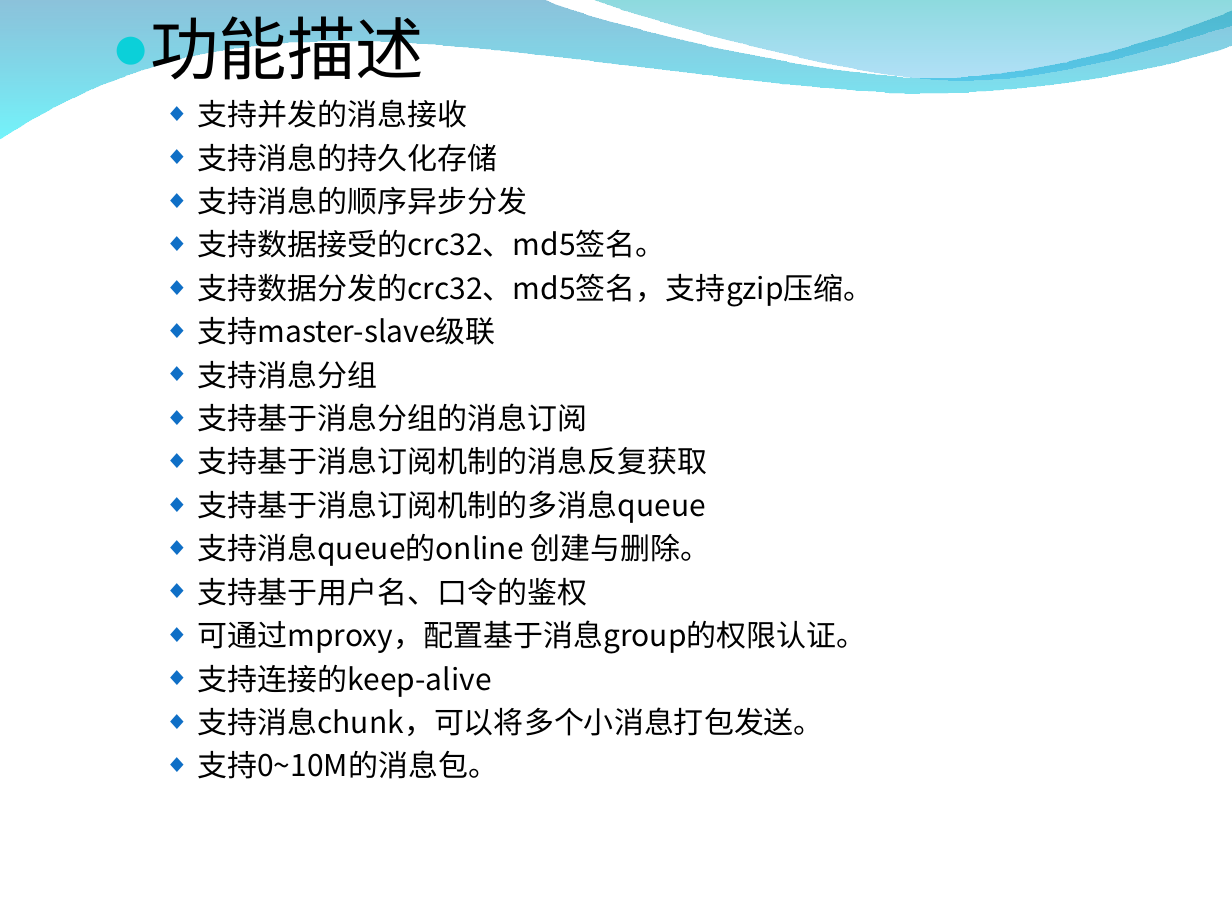
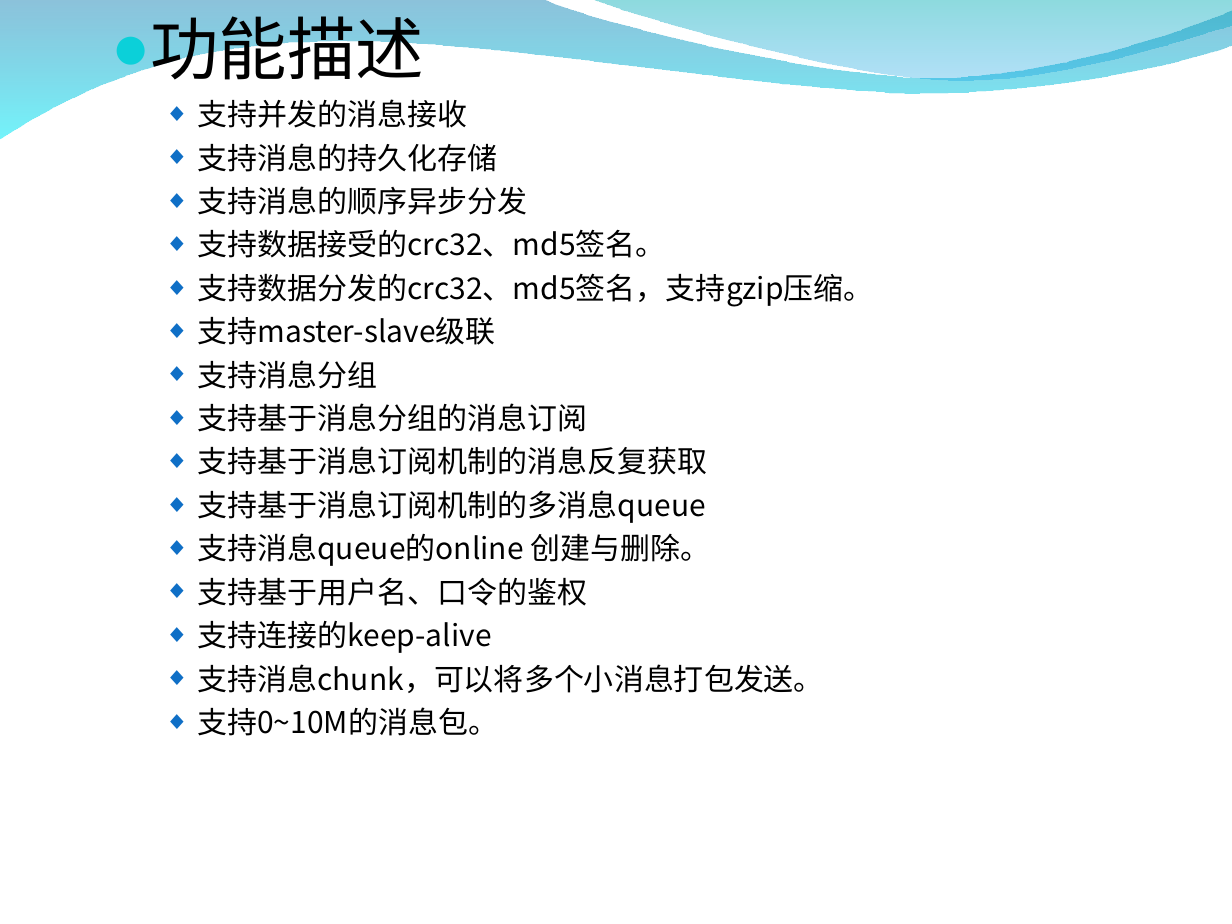
Before and after one commit to zxf1864/cwinux-mq, a slide deck: slide 7 of mq/doc/mq_introduce.ppt. Drawn at 1232x924 pixels with LibreOffice and Linux fonts; fonts in the diff are those of the drawing; background and template pictures are left out. Boxes give left, top, right and bottom in pixels: in the first picture for what was removed or moved away, otherwise in the second. Text is boxed around its words. In the diff, an @@ line names an element or a change of style, - is before the commit and + after.

```diff
--- a/mq/doc/mq_introduce.ppt
+++ b/mq/doc/mq_introduce.ppt
@@ text at (x1=197, y1=620, x2=867, y2=654): paragraph removed @@
-  ◆ 可通过mproxy，配置基于消息group的权限认证。
```
Also in this commit, not shown: 1 other file.
